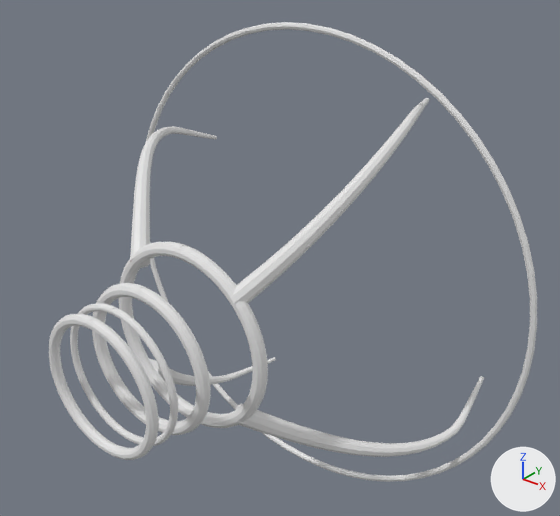
Two versions of the OBJ model assets/cue/pieces/eclipse/Mount_Gold.obj, one commit apart.
One viewpoint serves both versions: a 50 mm lens placed at (0.811, -0.894, 0.682), pointed at (0.034, 0.077, 0.08). Every picture has the same lights, and +X, +Y and +Z are marked at lower right. The older version comes first. Where no turn or scale is listed for an object, it has been applied to the vertices. Vertices at exactly the same position are counted once.

Before the edit, the objects in view are built like this:
```python
me_mount_gold = bpy.data.meshes.new('Mount_Gold')
me_mount_gold.from_pydata(...)  # 3566 vertices, 7024 faces; spans x -0.466..0.466, y -0.317..0.318, z -0.466..0.466
ob_mount_gold = bpy.data.objects.new('Mount_Gold', me_mount_gold)
ob_mount_gold.location = (0.0, 0.0, 0.0)
```
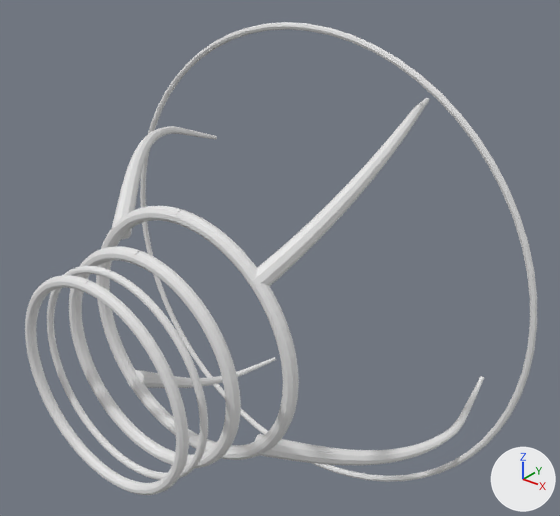
Pixel boxes [x1, y1, x2, y2] of what changed, in the pictures (560 x 516 px; the box of a moved part takes in the faces that stretch with it):
'Mount_Gold', reshaped: before [49, 22, 537, 482]; after [25, 22, 537, 495]
part 1 of me_mount_gold, moved or reshaped: before [70, 303, 178, 446]; after [25, 275, 189, 495]
part 2 of me_mount_gold, added: after [96, 206, 299, 460]
part 3 of me_mount_gold, rebuilt (44% wider, 45% taller): before [92, 283, 211, 435]; after [69, 247, 241, 468]
part 4 of me_mount_gold, added: after [47, 266, 208, 480]
part 5 of me_mount_gold, deleted: before [49, 314, 159, 460]
part 6 of me_mount_gold, deleted: before [119, 242, 268, 428]
part 7 of me_mount_gold, moved or reshaped: before [230, 98, 429, 304]; after [252, 98, 429, 287]
part 8 of me_mount_gold, moved or reshaped: before [150, 357, 276, 386]; after [127, 357, 276, 388]
part 9 of me_mount_gold, moved or reshaped: before [130, 126, 197, 268]; after [111, 126, 197, 239]
part 10 of me_mount_gold, moved or reshaped: before [235, 403, 469, 457]; after [254, 407, 468, 465]

The change, as a diff of the scene's bpy script:
```diff
--- a/assets/cue/pieces/eclipse/Mount_Gold.obj.py
+++ b/assets/cue/pieces/eclipse/Mount_Gold.obj.py
@@ me_mount_gold @@
 # used by ob_mount_gold; location = (0.0, 0.0, 0.0)
-me_mount_gold.from_pydata(...)  # 3566 vertices, 7024 faces; spans x -0.466..0.466, y -0.317..0.318, z -0.466..0.466
+me_mount_gold.from_pydata(...)  # 3566 vertices, 7024 faces; spans x -0.466..0.466, y -0.317..0.317, z -0.466..0.466
+# me_mount_gold part 1: the loose piece of 570 vertices spanning x -0.12..0.12, y -0.275..-0.263, z -0.12..0.12 is scaled about its middle by 1.5, then moved by (0.0, -0.04, 0.0)
+# me_mount_gold part 2: the loose piece of 570 vertices spanning x -0.12..0.12, y -0.275..-0.263, z -0.12..0.12 is copied, and the copy is multiplied about its middle by the matrix ((1.895, 0.0, 0.0), (0.0, 2.001, 0.0), (0.0, 0.0, 1.895)), then moved by (0.0, 0.145, 0.0); it spans x -0.228..0.228, y -0.135..-0.113, z -0.228..0.228
+# me_mount_gold part 3: the loose piece of 570 vertices spanning x -0.131..0.131, y -0.224..-0.203, z -0.131..0.131 is rebuilt with 570 vertices and now spans x -0.191..0.191, y -0.224..-0.203, z -0.191..0.191
+# me_mount_gold part 4: a new loose piece of 570 vertices spanning x -0.18..0.18, y -0.275..-0.263, z -0.18..0.18
+# me_mount_gold part 5: the loose piece of 570 vertices spanning x -0.12..0.12, y -0.317..-0.3, z -0.12..0.12 is deleted
+# me_mount_gold part 6: the loose piece of 570 vertices spanning x -0.168..0.168, y -0.135..-0.113, z -0.168..0.168 is deleted
+# me_mount_gold part 7: 3 vertices moved within x 0.199..0.204, y 0.216..0.244, z 0.34..0.352; 175 vertices removed from x 0.091..0.233, y -0.137..0.318, z 0.093..0.355; 175 vertices added at x 0.133..0.236, y -0.136..0.317, z 0.135..0.355
+# me_mount_gold part 8: 2 vertices moved within x -0.204..-0.199, y 0.216..0.242, z -0.352..-0.34; 175 vertices removed from x -0.233..-0.091, y -0.137..0.317, z -0.355..-0.093; 175 vertices added at x -0.236..-0.133, y -0.136..0.317, z -0.355..-0.134
+# me_mount_gold part 9: 138 vertices removed from x -0.354..-0.093, y -0.137..0.245, z 0.091..0.233; 138 vertices added at x -0.355..-0.134, y -0.136..0.245, z 0.133..0.236
+# me_mount_gold part 10: 136 vertices removed from x 0.093..0.349, y -0.137..0.245, z -0.233..-0.091; 136 vertices added at x 0.134..0.349, y -0.136..0.245, z -0.236..-0.133
```
